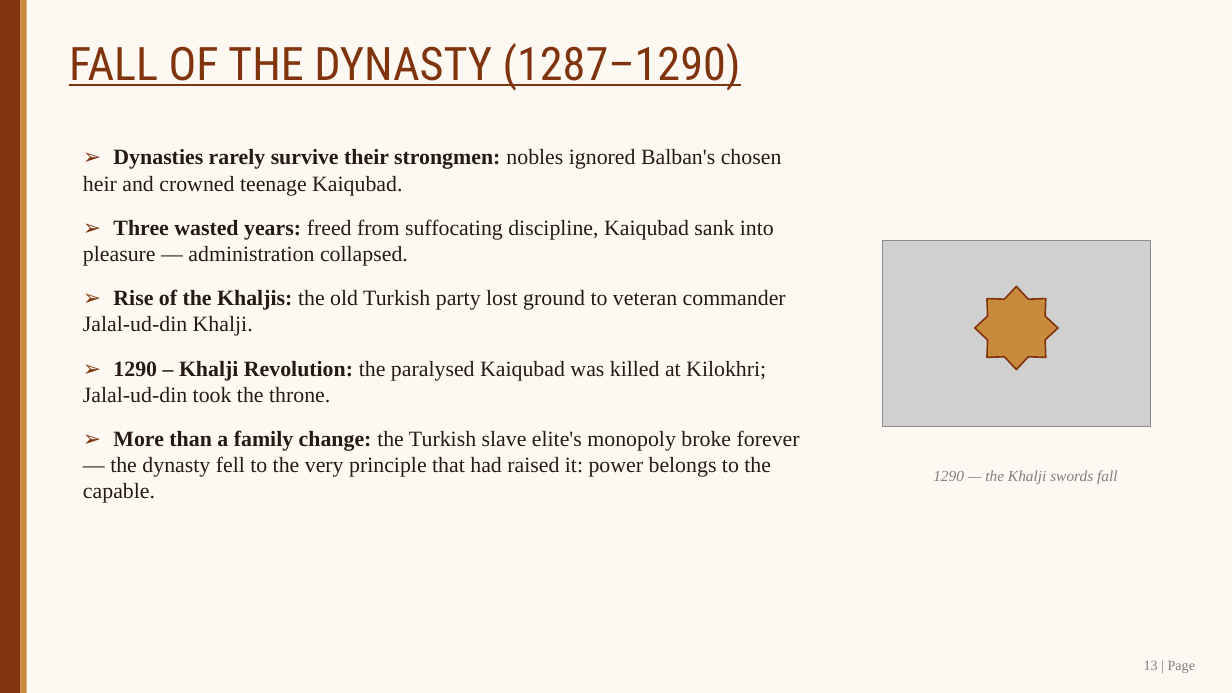
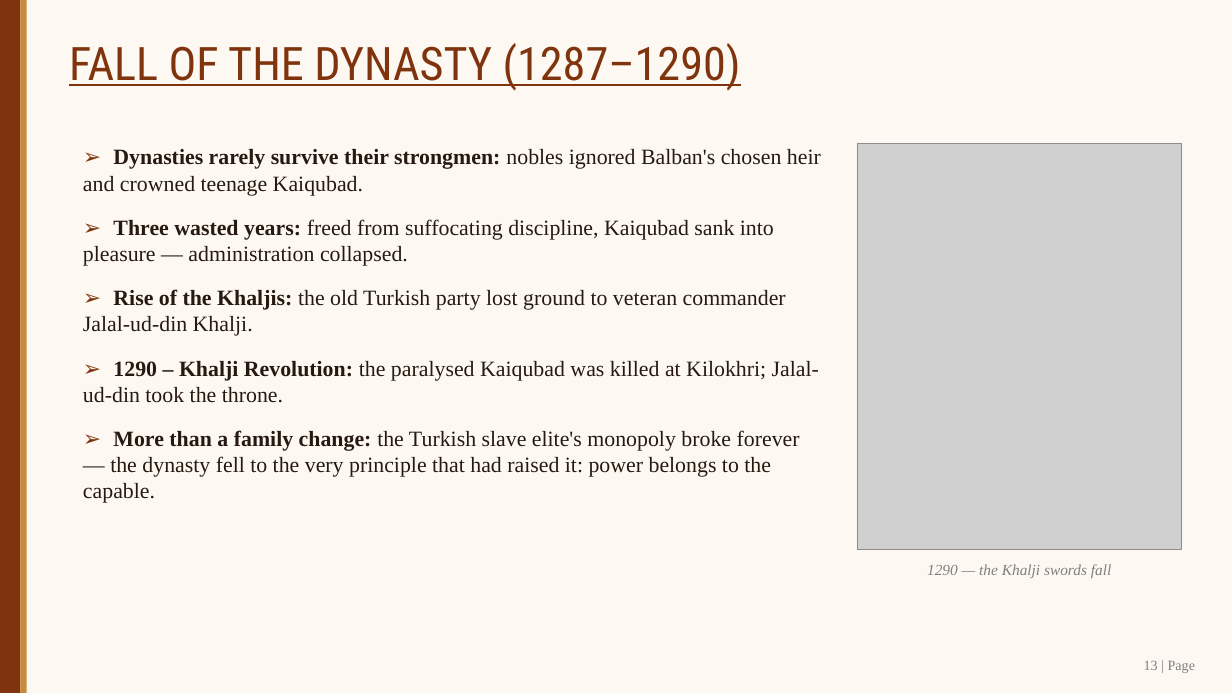
Before and after one commit to SangamSitapuri07/SIH, a slide deck: slide 13 of assignment/Slave_Dynasty_Mamluk_Presentation.pptx. Drawn at 1232x693 pixels with LibreOffice and Linux fonts; fonts in the diff are those of the drawing; grey boxes stand for pictures. Boxes give left, top, right and bottom in pixels: in the first picture for what was removed or moved away, otherwise in the second. Text is boxed around its words. In the diff, an @@ line names an element or a change of style, - is before the commit and + after.

```diff
--- a/assignment/Slave_Dynasty_Mamluk_Presentation.pptx
+++ b/assignment/Slave_Dynasty_Mamluk_Presentation.pptx
@@ text "➢ Dynasties rarely survive their ..." rewrapped from (x1=83, y1=149, x2=800, y2=503) to (x1=83, y1=149, x2=821, y2=503) @@
@@ picture added at (x1=858, y1=143, x2=1181, y2=550) @@
@@ picture removed at (x1=883, y1=240, x2=1151, y2=426) @@
@@ star removed at (x1=975, y1=287, x2=1058, y2=370) @@
@@ text "1290 — the Khalji swords ..." moved from (x1=933, y1=470, x2=1117, y2=484) to (x1=927, y1=564, x2=1111, y2=578) @@
```
Also in this commit, not shown: 20 other files.
